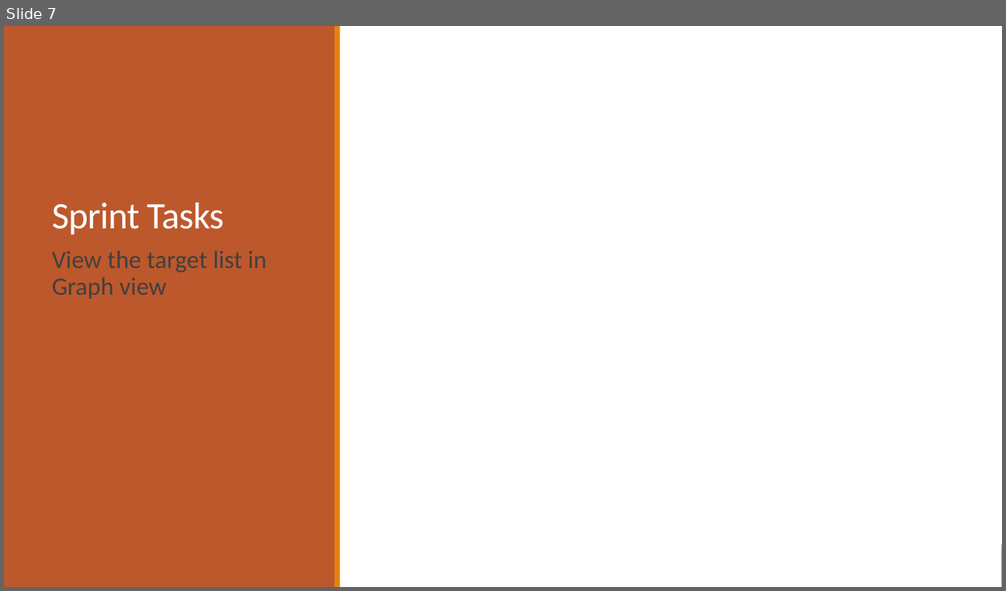
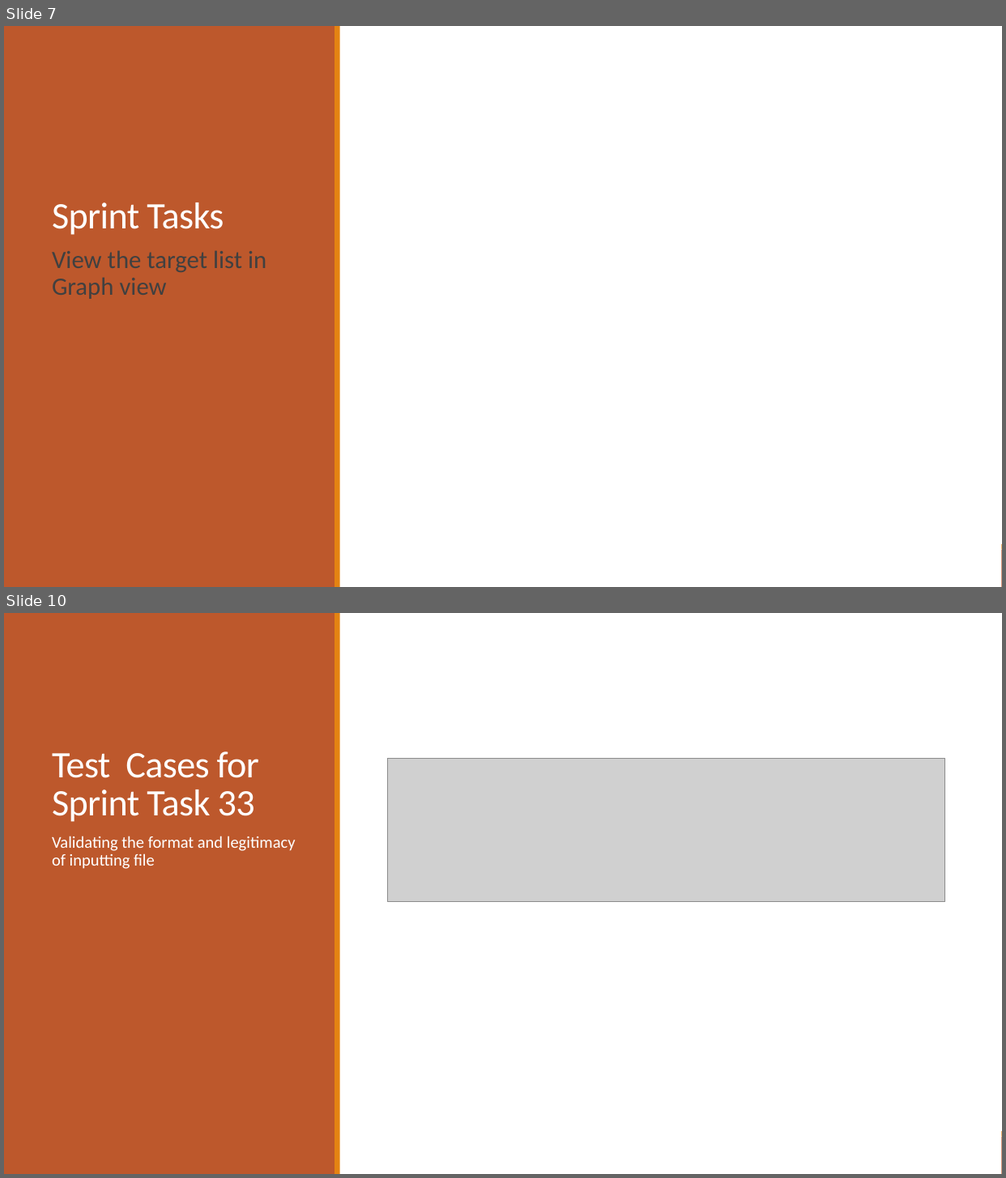
Before and after one commit to 2012215434/CS744, a slide deck: documents/set5/Presentation5.pptx. Shown one above the other, each under a label of ours: slide 7 before the commit, slides 7 and 10 after it; the slides between them are not shown. The pictures are 1006x591 and 1006x1178 pixels, drawn with LibreOffice and Linux fonts; fonts in the diff are those of the drawing; grey boxes stand for pictures. Boxes give left, top, right and bottom in pixels: in the first picture for what was removed or moved away, otherwise in the second. Text is boxed around its words. In the diff, an @@ line names an element or a change of style, - is before the commit and + after.

Commit message:
add test cases

```diff
--- a/documents/set5/Presentation5.pptx
+++ b/documents/set5/Presentation5.pptx
@@ slide 10 added at box(4, 613, 1002, 1174), background #FFFFFF; not listed: 2 template elements that a slide beside it also shows @@
@@ rectangle added at box(4, 613, 1002, 1174), fill #FFFFFF @@
@@ rectangle added at box(4, 613, 335, 1174), fill #BD582C @@
@@ rectangle added at box(335, 613, 340, 1174), fill #E48312 @@
@@ title added at box(52, 752, 259, 822), 36 pt, text #FFFFFF @@
+Test Cases for
+Sprint Task 33
@@ picture added at box(388, 758, 945, 902) @@
@@ text added at box(52, 836, 296, 869), 16 pt, text #FFFFFF @@
+  Validating the format and legitimacy of inputting file
```
Also in this commit, not shown: 1 slide changed, 1 other slide added, 1 other file.
